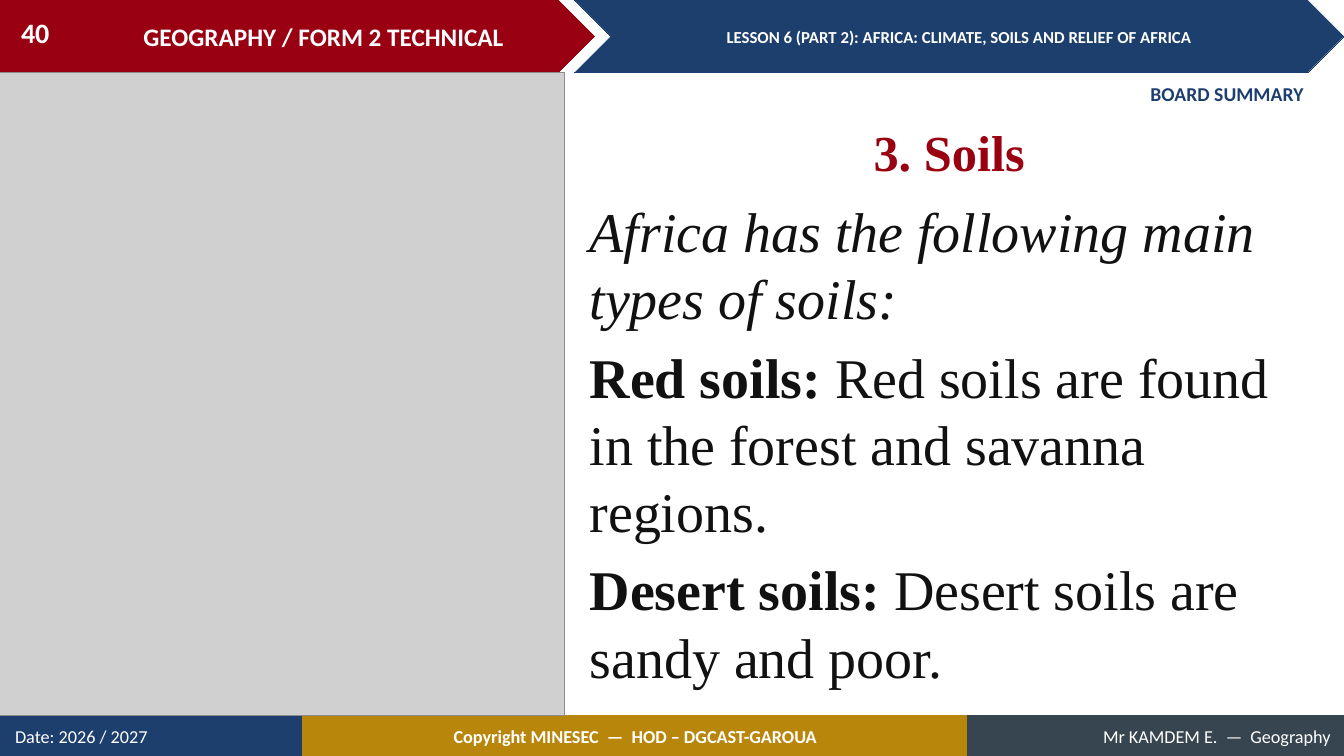
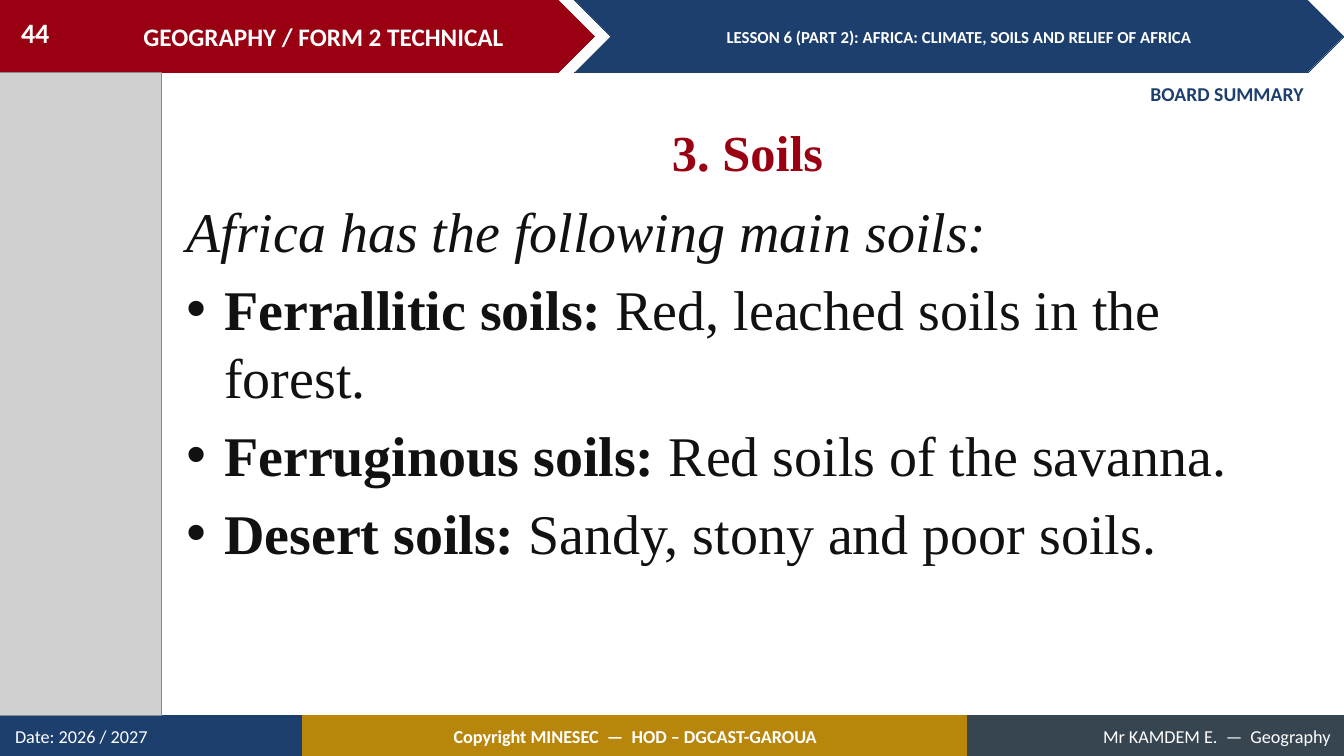
Before and after one commit to Berthautk/linea-github, a slide deck: slide 44 of lecons/F2T/27_S21_L6_P2_Africa_Climate_Soils_Relief.pptx (slide 40 before the commit). Drawn at 1344x756 pixels with LibreOffice and Linux fonts; fonts in the diff are those of the drawing; grey boxes stand for pictures. Boxes give left, top, right and bottom in pixels: in the first picture for what was removed or moved away, otherwise in the second. Text is boxed around its words. In the diff, an @@ line names an element or a change of style, - is before the commit and + after.

```diff
--- a/lecons/F2T/27_S21_L6_P2_Africa_Climate_Soils_Relief.pptx
+++ b/lecons/F2T/27_S21_L6_P2_Africa_Climate_Soils_Relief.pptx
@@ page number at (21, 24, 49, 43): text changed @@
-40
+44
@@ picture: place and size @@
-picture at (0, 73, 565, 716)
+picture at (0, 73, 161, 716)
@@ text "3. Soils": place and size @@
-text "3. Soils" at (874, 136, 1025, 172)
+text "3. Soils" at (672, 136, 823, 172)
@@ text at (186, 212, 1226, 565): text changed @@
-Africa has the following main types of soils:
-Red soils: Red soils are found in the forest and savanna regions.
-Desert soils: Desert soils are sandy and poor.
+Africa has the following main soils:
+• Ferrallitic soils: Red, leached soils in the forest.
+• Ferruginous soils: Red soils of the savanna.
+• Desert soils: Sandy, stony and poor soils.
```
Also in this commit, not shown: 22 other slides changed, 6 slides added, 1 slide removed, 36 other files.
